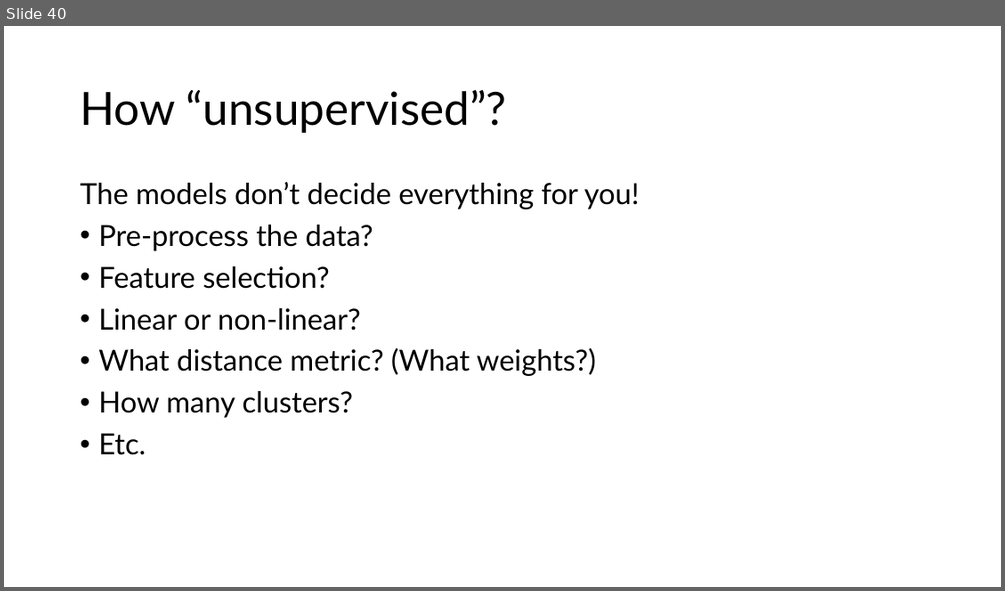
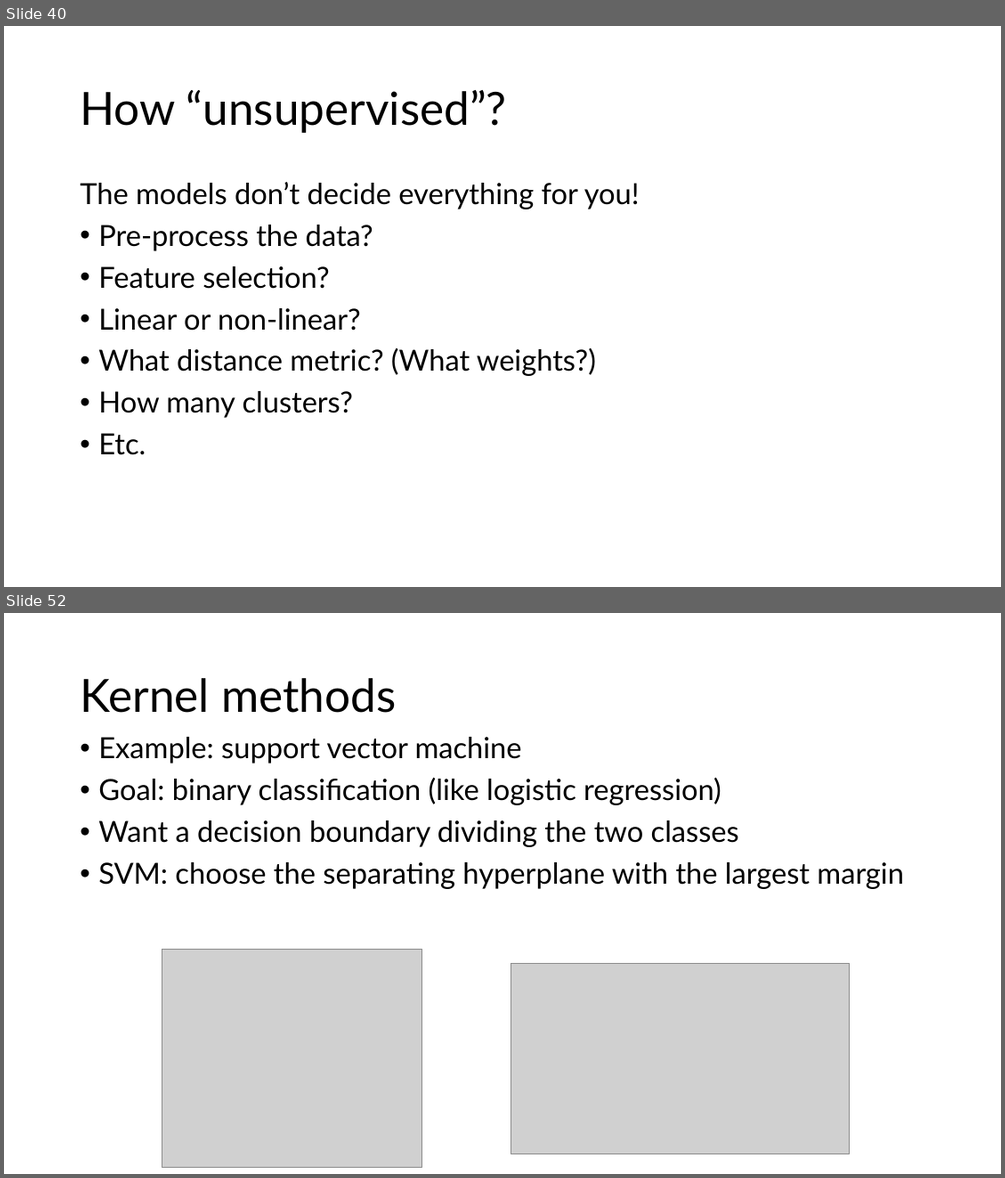
Before and after one commit to jmc108/hugen2073-textbook, a slide deck: lecture_slides/11_machine_learning/11_machine_learning.pptx. Shown one above the other, each under a label of ours: slide 40 before the commit, slides 40 and 52 after it; the slides between them are not shown. The pictures are 1005x591 and 1005x1178 pixels, drawn with LibreOffice and Linux fonts; fonts in the diff are those of the drawing; grey boxes stand for pictures. Boxes give left, top, right and bottom in pixels: in the first picture for what was removed or moved away, otherwise in the second. Text is boxed around its words. In the diff, an @@ line names an element or a change of style, - is before the commit and + after.

```diff
--- a/lecture_slides/11_machine_learning/11_machine_learning.pptx
+++ b/lecture_slides/11_machine_learning/11_machine_learning.pptx
@@ slide 52 added at <box>4,613,1001,1174</box>, background #FFFFFF @@
@@ title added at <box>80,678,396,713</box>, 44 pt, text #000000 @@
+Kernel methods
@@ text added at <box>98,737,904,889</box>, 28 pt, text #000000 @@
+• Example: support vector machine
+• Goal: binary classification (like logistic regression)
+• Want a decision boundary dividing the two classes
+• SVM: choose the separating hyperplane with the largest margin
@@ picture added at <box>162,949,421,1167</box> @@
@@ picture added at <box>511,963,849,1153</box> @@
```
Also in this commit, not shown: 16 other slides added, 4 other files.
